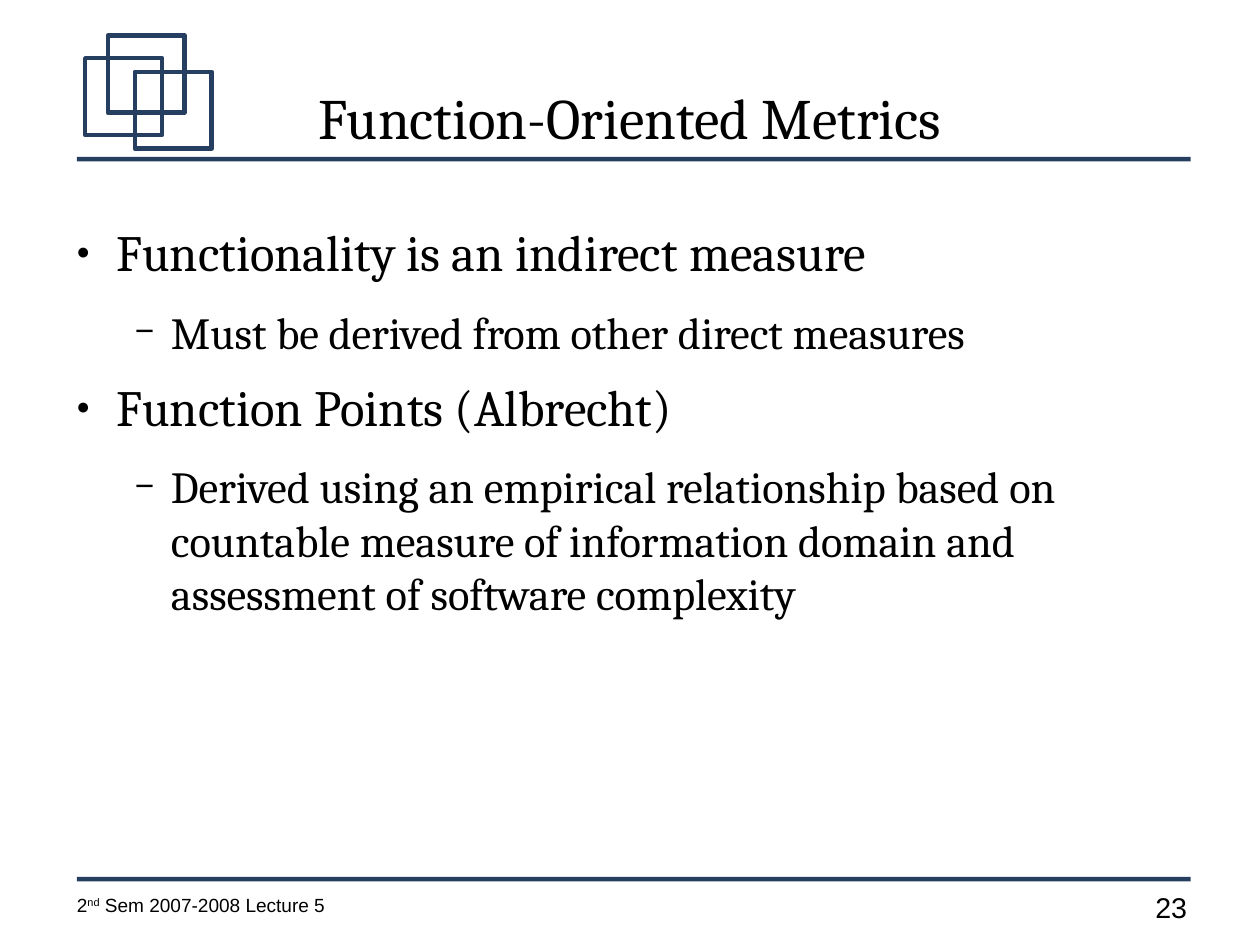
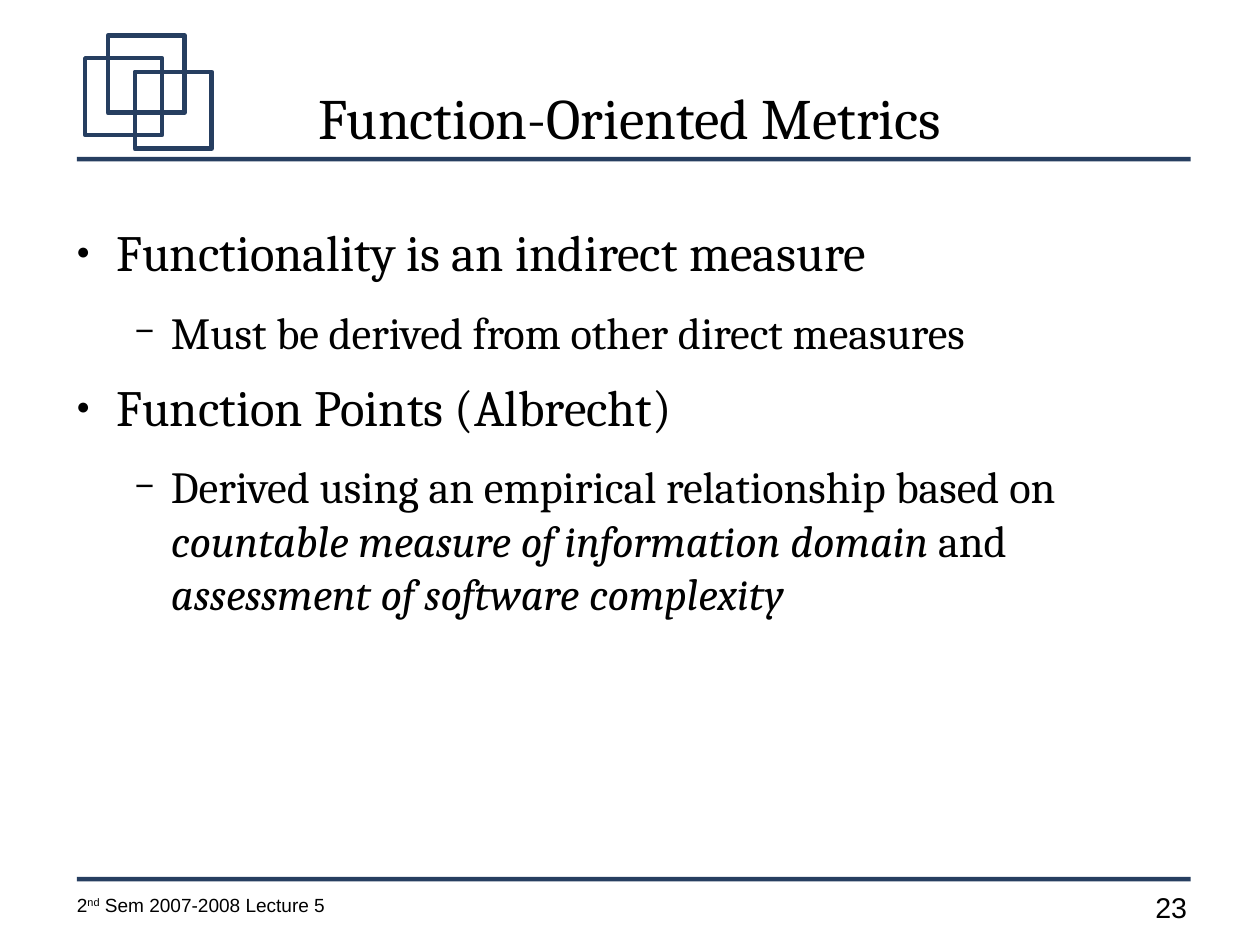
Before and after one commit to jachermocilla/jach-homepage, a slide deck: slide 23 of CMSC128-2nd-Sem-2007-L5.odp. Drawn at 1260x945 pixels with LibreOffice and Linux fonts; fonts in the diff are those of the drawing. Boxes give left, top, right and bottom in pixels: in the first picture for what was removed or moved away, otherwise in the second. Text is boxed around its words. In the diff, an @@ line names an element or a change of style, - is before the commit and + after.

```diff
--- a/CMSC128-2nd-Sem-2007-L5.odp
+++ b/CMSC128-2nd-Sem-2007-L5.odp
@@ text at (171,472,1055,620): italic on in "countable measure of information domain assessment of ..." @@
```
Also in this commit, not shown: 2 other slides changed, 11 slides added, 1 slide removed.
